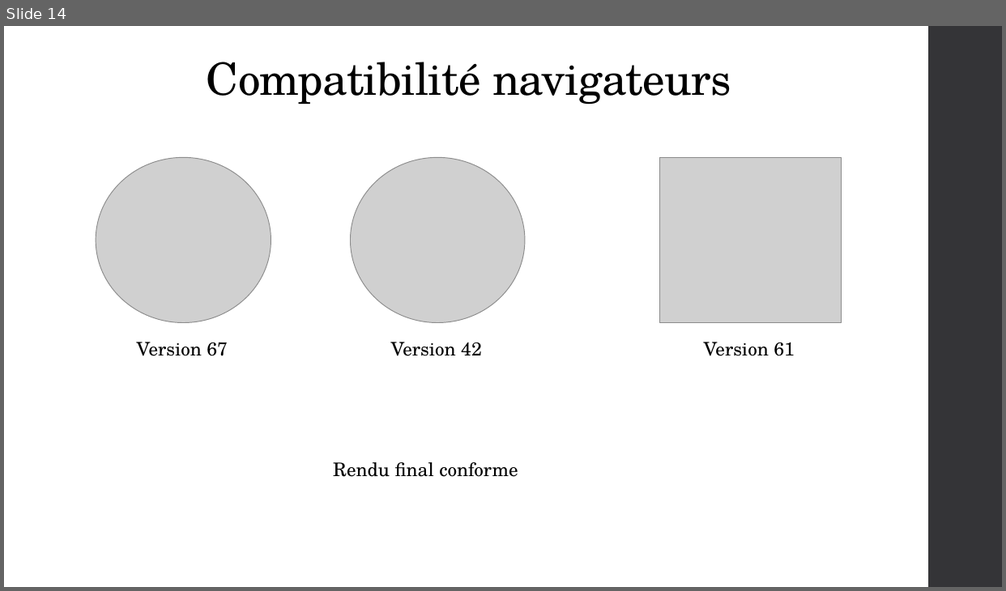
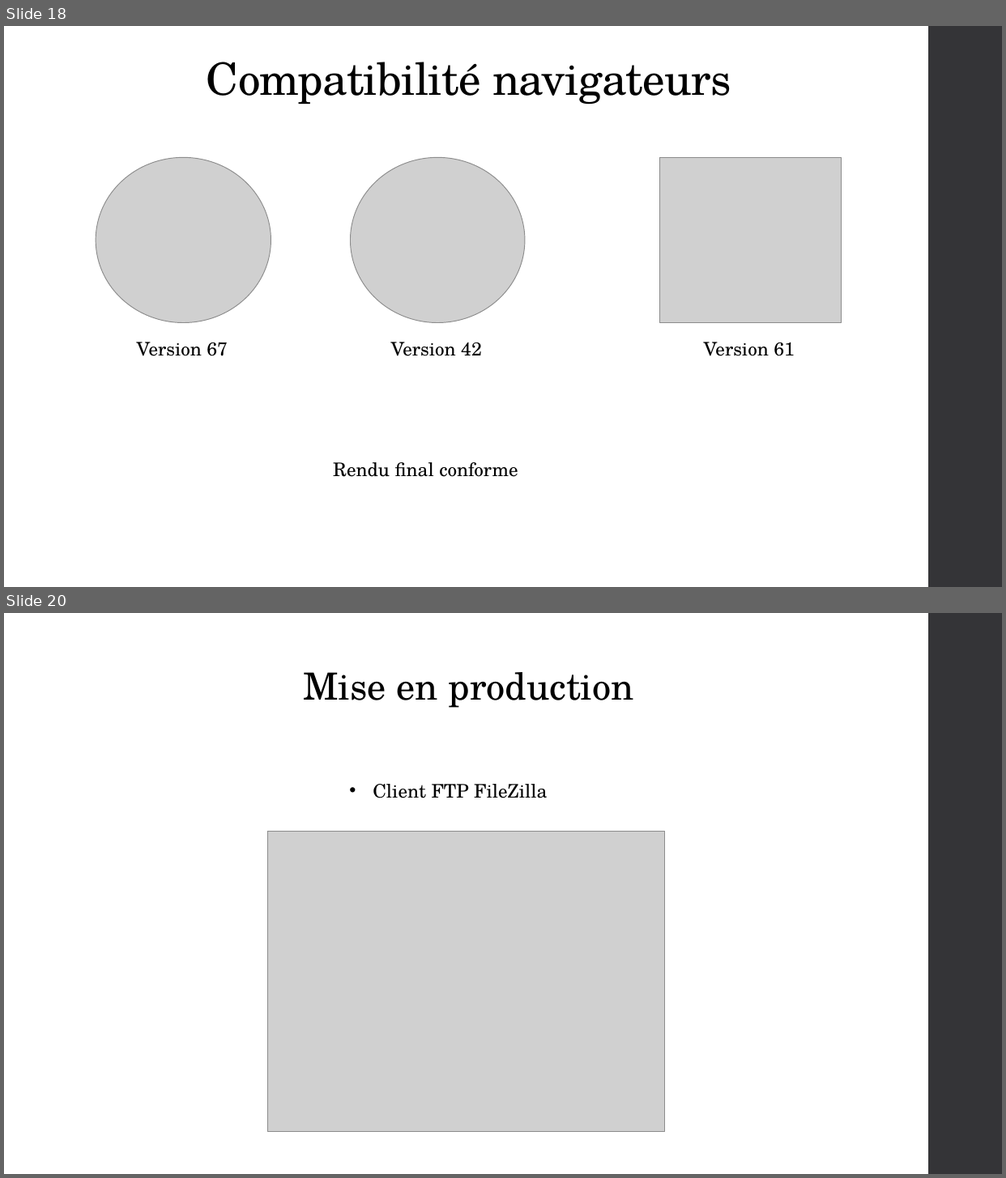
Before and after one commit to LaureenPerrin/project4_Blog-application-in-PHP-and-with-a-MySQL-database, a slide deck: powerpoint/project4.pptx. Shown one above the other, each under a label of ours: slide 14 before the commit, slides 18 and 20 after it; the slides between them are not shown. The pictures are 1006x591 and 1006x1178 pixels, drawn with LibreOffice and Linux fonts; fonts in the diff are those of the drawing; grey boxes stand for pictures. Boxes give left, top, right and bottom in pixels: in the first picture for what was removed or moved away, otherwise in the second. Text is boxed around its words. In the diff, an @@ line names an element or a change of style, - is before the commit and + after.

```diff
--- a/powerpoint/project4.pptx
+++ b/powerpoint/project4.pptx
@@ slide 20 added at [4, 613, 1002, 1174], background #FFFFFF; not listed: 1 template element that a slide beside it also shows @@
@@ text added at [303, 672, 634, 708], 36 pt, text #000000 @@
+  Mise en production
@@ text added at [373, 784, 547, 798], 18 pt, text #000000 @@
+• Client FTP FileZilla
@@ picture added at [267, 832, 665, 1132] @@
@@ what was slide 14 is now slide 18 @@
```
Also in this commit, not shown: 3 slides changed, 8 other slides added, 2 slides removed, 1 other file.
